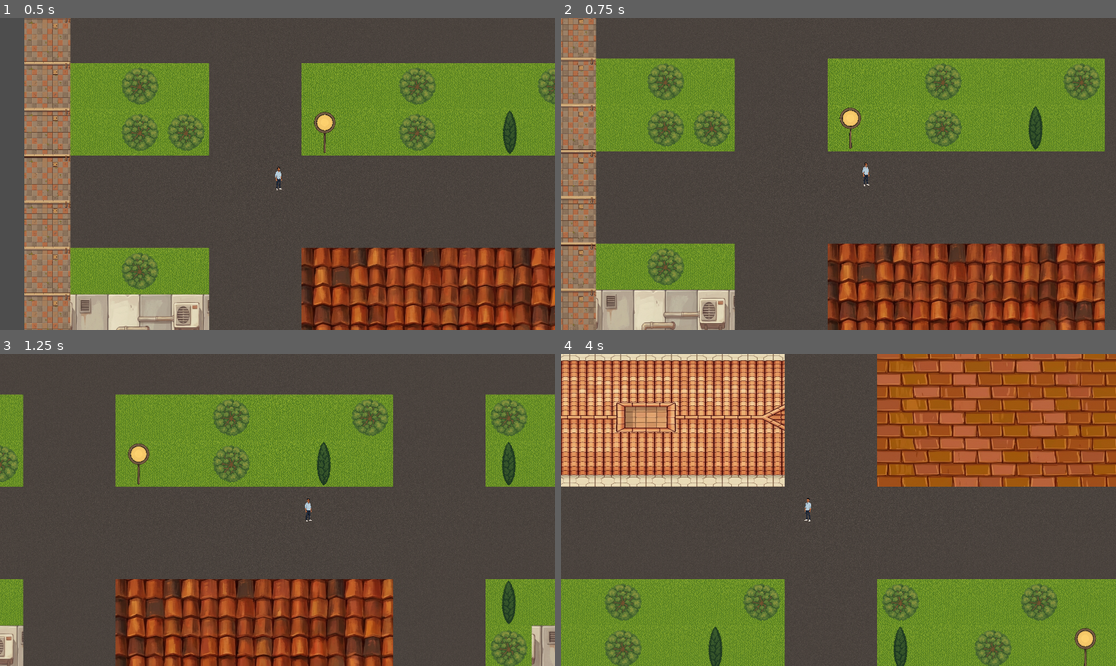
Above: before the commit, frames 1-4 (two rows, left to right).
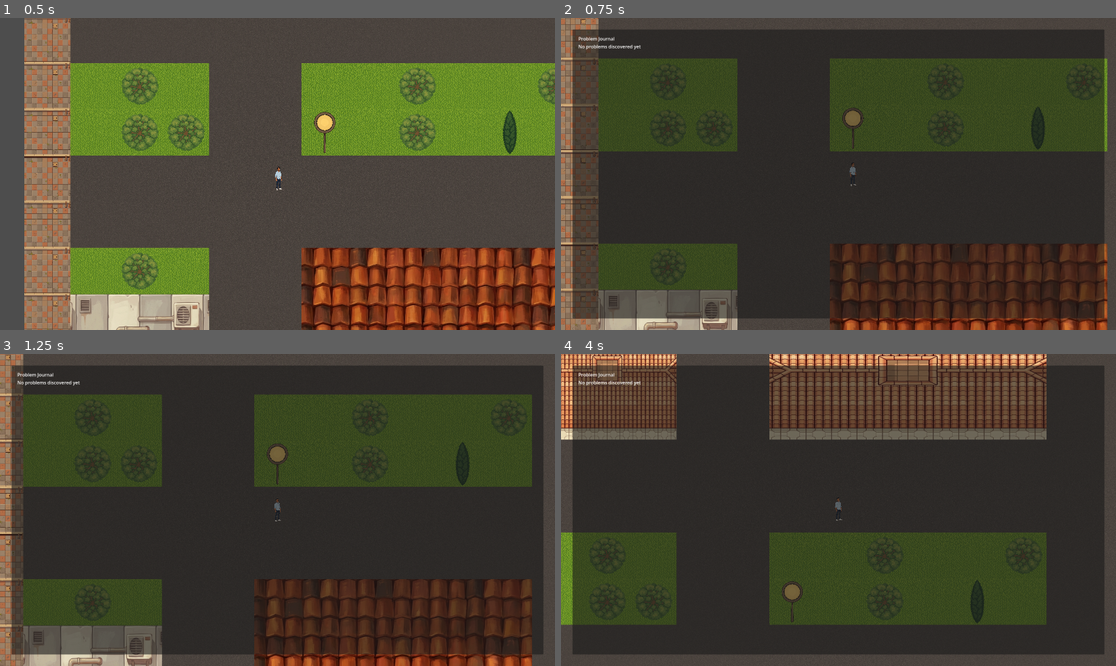
Above: after the commit, the same moments.

Repository: PranavBakre/startup-builder
Game: Godot game, scene res://scenes/world.tscn
Same seed, same stepped clock (60 frames per second), same inputs: the game is played once before the commit and once after it.
Inputs (mouse positions are in pixels of both pictures, inside the frame that each line leads up to):
- Up to frame 1 (0.5 s): no input
- Up to frame 2 (0.75 s): tap Enter (ui_accept) at 0.5 s; move the mouse to (960, 158) at 0.52 s; hold Right (ui_right) from 0.53 s (still down); tap Tab at 0.6 s; click (960, 158) at 0.67 s
- Up to frame 3 (1.25 s): keep holding Right (ui_right); tap Enter (ui_accept) at 0.77 s
- Up to frame 4 (4 s): move the mouse to (727, 525) at 1.27 s; release Right (ui_right) at 1.28 s; hold Down (ui_down) 1.28-2.03 s; tap C (interact) at 1.35 s; tap Enter (ui_accept) at 1.52, 3.02, 3.77 s; tap Tab at 1.55, 2.1, 3.05, 3.6 s; move the mouse to (894, 441) at 2.02 s; hold Right (ui_right) 2.03-2.78 s; move the mouse to (810, 572) at 2.77 s; hold Up (ui_up) 2.78-3.53 s; tap 0 at 2.85 s; click (810, 572) at 2.92 s; move the mouse to (1005, 556) at 3.52 s; hold Left (ui_left) from 3.53 s (still down)

Frame 1 is identical in both runs. In frame 2, 84% of the frame differs, in the area x 0-99%, y 0-100%; in frame 3, 89%; in frame 4, 93%, in the area x 0-100%, y 0-100%.

Commit message:
feat: Implement v0.2 iteration 0 — problem collection, journal, and company founding
Add the core loop for "The Idea" phase: talk to NPCs to discover problems,
review them in a Tab-toggled journal, select a problem and name your company.
Re-talking to an NPC shows a short acknowledgment. HUD appears after founding
with company name and starting cash ($100k). All changes in world.gd only.

Co-Authored-By: Claude Opus 4.6 <noreply@anthropic.com>

Diff:
--- a/game/scripts/world.gd
+++ b/game/scripts/world.gd
@@ -111,6 +111,31 @@
 const BOUNCE_SPEED = 3.0
 const BOUNCE_AMOUNT = 5.0
 
+# === v0.2 State ===
+var discovered_problems: Array = []
+var talked_to: Dictionary = {}
+var company_name: String = ""
+var company_cash: int = 100000
+var selected_problem: Dictionary = {}
+var company_founded: bool = false
+
+# Journal state
+var journal_open: bool = false
+
+# Journal UI (created in _ready)
+var journal_panel: Panel
+var journal_vbox: VBoxContainer
+var journal_title_label: Label
+var journal_scroll: ScrollContainer
+var journal_list: VBoxContainer
+var company_name_input: LineEdit
+var founding_npc_id: String = ""
+
+# HUD references (created in _ready)
+var hud_panel: Panel
+var hud_company_label: Label
+var hud_cash_label: Label
+
 # Subsystem references
 @onready var dialogue_manager: DialogueManager = $DialogueManager
 @onready var camera: CameraController = $Camera2D
@@ -134,6 +159,9 @@
 	dialogue_manager.npc_name_label = $CanvasLayer/DialogueBox/MarginContainer/VBoxContainer/NPCName
 	dialogue_manager.dialogue_text_label = $CanvasLayer/DialogueBox/MarginContainer/VBoxContainer/DialogueText
 	dialogue_manager.dialogue_ended.connect(_on_dialogue_ended)
+
+	_create_journal_ui()
+	_create_hud()
 
 func _spawn_player():
 	var player_scene = preload("res://scenes/player.tscn")
@@ -175,8 +203,8 @@
 	# Dialogue typewriter
 	dialogue_manager.process_typewriter(delta)
 
-	# Movement (blocked during dialogue)
-	if not dialogue_manager.is_active() and player and not player.is_moving:
+	# Movement (blocked during dialogue and journal)
+	if not dialogue_manager.is_active() and not journal_open and player and not player.is_moving:
 		var direction = Vector2i.ZERO
 		if Input.is_action_pressed("ui_up"):
 			direction.y = -1
@@ -198,10 +226,35 @@
 # === Input ===
 
 func _input(event):
+	# Journal toggle (Tab key) — blocked during dialogue
+	if event is InputEventKey and event.pressed and event.keycode == KEY_TAB:
+		if not dialogue_manager.is_active():
+			if journal_open:
+				_close_journal()
+			else:
+				_open_journal()
+			return
+
+	# Close journal with Escape
+	if event is InputEventKey and event.pressed and event.keycode == KEY_ESCAPE:
+		if journal_open:
+			if company_name_input.visible:
+				# Cancel naming
+				company_name_input.visible = false
+				company_name_input.text = ""
+				founding_npc_id = ""
+			else:
+				_close_journal()
+			return
+
 	# Dialogue mode
 	if dialogue_manager.is_active():
 		if event.is_action_pressed("ui_accept") or event.is_action_pressed("interact"):
 			dialogue_manager.advance()
+		return
+
+	# Block other input while journal is open
+	if journal_open:
 		return
 
 	# Interact
@@ -276,7 +329,168 @@
 	var adjacent_npc = _get_adjacent_npc()
 	if adjacent_npc != null:
 		interact_prompt.visible = false
-		dialogue_manager.start(adjacent_npc, adjacent_npc.dialogue.duplicate())
-
-func _on_dialogue_ended(_npc: NPC):
+		# Pick dialogue lines based on state
+		var lines: Array
+		if talked_to.has(adjacent_npc.npc_id):
+			lines = ["We already talked about this."]
+		else:
+			lines = adjacent_npc.dialogue.duplicate()
+		dialogue_manager.start(adjacent_npc, lines)
+
+func _on_dialogue_ended(npc: NPC):
+	# Track that we've talked to this NPC
+	if not talked_to.has(npc.npc_id):
+		talked_to[npc.npc_id] = true
+		# Collect problem
+		if npc.problem.size() > 0:
+			discovered_problems.append({
+				"npc_id": npc.npc_id,
+				"npc_name": npc.npc_name,
+				"description": npc.problem.get("description", ""),
+				"category": npc.problem.get("category", "")
+			})
+
 	_check_npc_proximity()
+
+# === Journal ===
+
+func _create_journal_ui():
+	# Main panel — full screen overlay with margin
+	journal_panel = Panel.new()
+	journal_panel.visible = false
+	journal_panel.anchors_preset = Control.PRESET_FULL_RECT
+	journal_panel.anchor_right = 1.0
+	journal_panel.anchor_bottom = 1.0
+	journal_panel.offset_left = 40.0
+	journal_panel.offset_top = 40.0
+	journal_panel.offset_right = -40.0
+	journal_panel.offset_bottom = -40.0
+	$CanvasLayer.add_child(journal_panel)
+
+	var margin = MarginContainer.new()
+	margin.anchors_preset = Control.PRESET_FULL_RECT
+	margin.anchor_right = 1.0
+	margin.anchor_bottom = 1.0
+	margin.add_theme_constant_override("margin_left", 20)
+	margin.add_theme_constant_override("margin_top", 20)
+	margin.add_theme_constant_override("margin_right", 20)
+	margin.add_theme_constant_override("margin_bottom", 20)
+	journal_panel.add_child(margin)
+
+	journal_vbox = VBoxContainer.new()
+	journal_vbox.size_flags_horizontal = Control.SIZE_EXPAND_FILL
+	journal_vbox.size_flags_vertical = Control.SIZE_EXPAND_FILL
+	margin.add_child(journal_vbox)
+
+	# Title
+	journal_title_label = Label.new()
+	journal_title_label.text = "Problem Journal"
+	journal_vbox.add_child(journal_title_label)
+
+	# Scrollable list area
+	journal_scroll = ScrollContainer.new()
+	journal_scroll.size_flags_vertical = Control.SIZE_EXPAND_FILL
+	journal_vbox.add_child(journal_scroll)
+
+	journal_list = VBoxContainer.new()
+	journal_list.size_flags_horizontal = Control.SIZE_EXPAND_FILL
+	journal_scroll.add_child(journal_list)
+
+	# Company name input (hidden by default)
+	company_name_input = LineEdit.new()
+	company_name_input.visible = false
+	company_name_input.placeholder_text = "Enter company name..."
+	company_name_input.text_submitted.connect(_on_company_name_submitted)
+	journal_vbox.add_child(company_name_input)
+
+func _open_journal():
+	journal_open = true
+	journal_panel.visible = true
+	_populate_journal()
+
+func _close_journal():
+	journal_open = false
+	journal_panel.visible = false
+	company_name_input.visible = false
+	company_name_input.text = ""
+	founding_npc_id = ""
+
+func _populate_journal():
+	# Clear existing entries
+	for child in journal_list.get_children():
+		child.queue_free()
+
+	if discovered_problems.size() == 0:
+		var empty_label = Label.new()
+		empty_label.text = "No problems discovered yet"
+		journal_list.add_child(empty_label)
+		return
+
+	for problem in discovered_problems:
+		var row = HBoxContainer.new()
+		row.size_flags_horizontal = Control.SIZE_EXPAND_FILL
+
+		var text_label = Label.new()
+		text_label.text = problem.npc_name + ": " + problem.description
+		text_label.size_flags_horizontal = Control.SIZE_EXPAND_FILL
+		row.add_child(text_label)
+
+		if not company_founded:
+			var found_btn = Button.new()
+			found_btn.text = "Found Company"
+			found_btn.pressed.connect(_on_found_company_pressed.bind(problem.npc_id))
+			row.add_child(found_btn)
+
+		journal_list.add_child(row)
+
+func _on_found_company_pressed(npc_id: String):
+	founding_npc_id = npc_id
+	company_name_input.visible = true
+	company_name_input.text = ""
+	company_name_input.grab_focus()
+
+func _on_company_name_submitted(text: String):
+	if text.strip_edges().length() == 0:
+		return
+	company_name = text.strip_edges()
+	company_founded = true
+	# Find the selected problem
+	for p in discovered_problems:
+		if p.npc_id == founding_npc_id:
+			selected_problem = p
+			break
+	founding_npc_id = ""
+	company_name_input.visible = false
+	_close_journal()
+	_update_hud()
+
+# === HUD ===
+
+func _create_hud():
+	hud_panel = Panel.new()
+	hud_panel.visible = false
+	hud_panel.anchors_preset = Control.PRESET_TOP_WIDE
+	hud_panel.anchor_right = 1.0
+	hud_panel.offset_bottom = 40.0
+	$CanvasLayer.add_child(hud_panel)
+
+	hud_company_label = Label.new()
+	hud_company_label.anchors_preset = Control.PRESET_CENTER_LEFT
+	hud_company_label.offset_left = 10.0
+	hud_company_label.text = ""
+	hud_panel.add_child(hud_company_label)
+
+	hud_cash_label = Label.new()
+	hud_cash_label.anchors_preset = Control.PRESET_CENTER_RIGHT
+	hud_cash_label.offset_right = -10.0
+	hud_cash_label.horizontal_alignment = HORIZONTAL_ALIGNMENT_RIGHT
+	hud_cash_label.text = ""
+	hud_panel.add_child(hud_cash_label)
+
+func _update_hud():
+	if company_founded:
+		hud_panel.visible = true
+		hud_company_label.text = company_name
+		hud_cash_label.text = "$" + str(company_cash)
+	else:
+		hud_panel.visible = false
Not shown, added: game/scripts/camera_controller.gd.uid
Not shown, added: game/scripts/dialogue_manager.gd.uid
Not shown, added: game/scripts/map_generator.gd.uid
Not shown, added: game/scripts/tile_renderer.gd.uid
